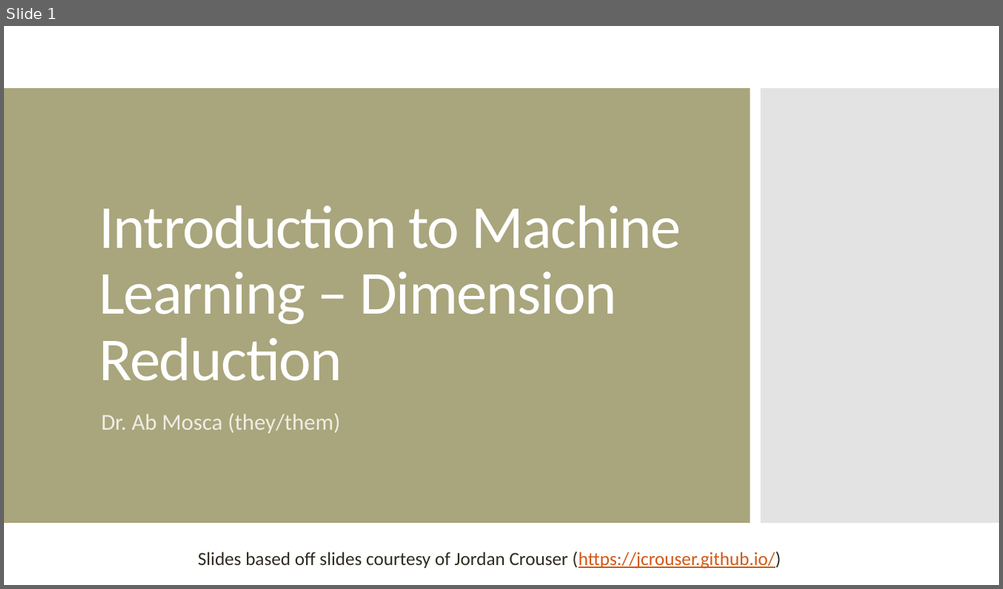
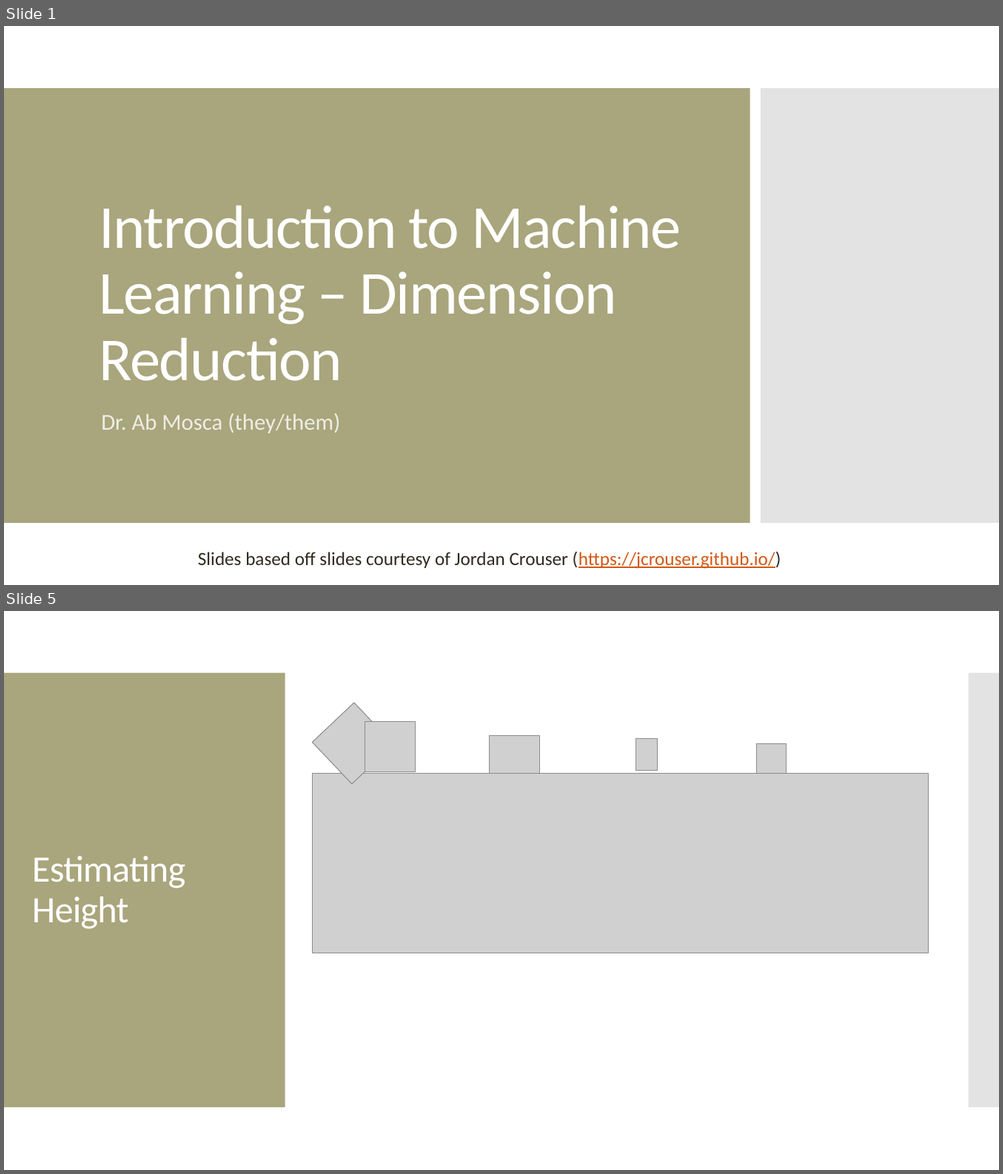
Before and after one commit to amosca01/CAIS380ML-S24, a slide deck: slides/12-dimension-reduction.pptx. Shown one above the other, each under a label of ours: slide 1 before the commit, slides 1 and 5 after it; the slides between them are not shown. The pictures are 1003x589 and 1003x1174 pixels, drawn with LibreOffice and Linux fonts; fonts in the diff are those of the drawing; grey boxes stand for pictures. Boxes give left, top, right and bottom in pixels: in the first picture for what was removed or moved away, otherwise in the second. Text is boxed around its words. In the diff, an @@ line names an element or a change of style, - is before the commit and + after.

```diff
--- a/slides/12-dimension-reduction.pptx
+++ b/slides/12-dimension-reduction.pptx
@@ slide 5 added at bbox=[4, 611, 999, 1170], background #FFFFFF @@
@@ rectangle added at bbox=[4, 673, 285, 1108], fill #A9A57C @@
@@ rectangle added at bbox=[968, 673, 999, 1108], fill #C8C8C8 at 50% opacity @@
@@ picture added at bbox=[312, 703, 393, 784] @@
@@ picture added at bbox=[364, 721, 415, 772] @@
@@ picture added at bbox=[489, 736, 540, 774] @@
@@ picture added at bbox=[636, 738, 657, 771] @@
@@ picture added at bbox=[757, 743, 786, 773] @@
@@ picture added at bbox=[312, 774, 928, 954] @@
@@ title added at bbox=[32, 856, 185, 929], 36 pt, text #FFFFFF @@
+Estimating Height
```
Also in this commit, not shown: 2 slides changed, 29 other slides added, 16 slides removed, 14 other files.
